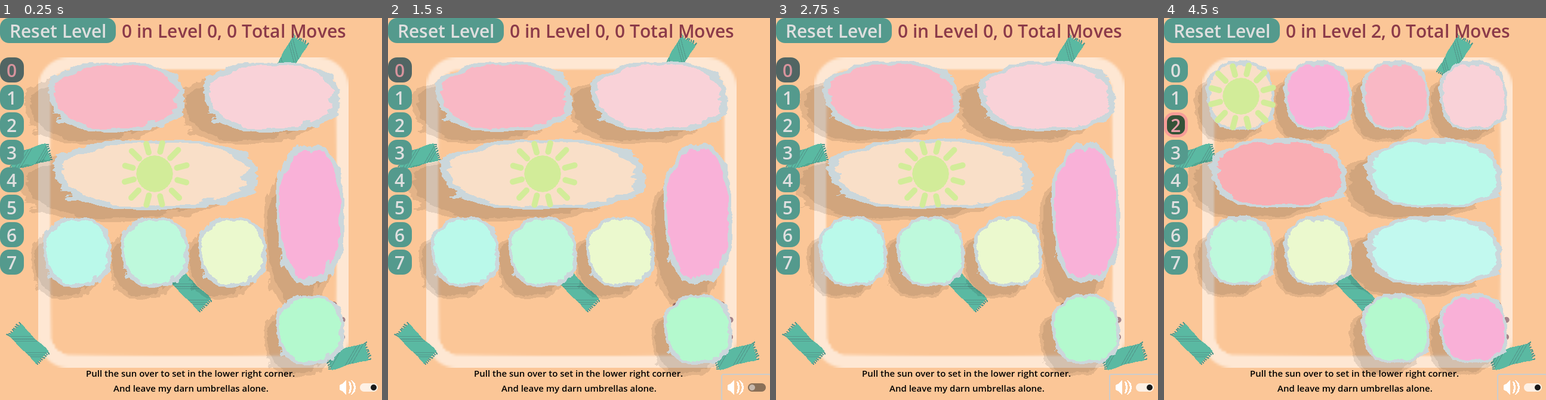
Above: before the commit, frames 1-4 (left to right).
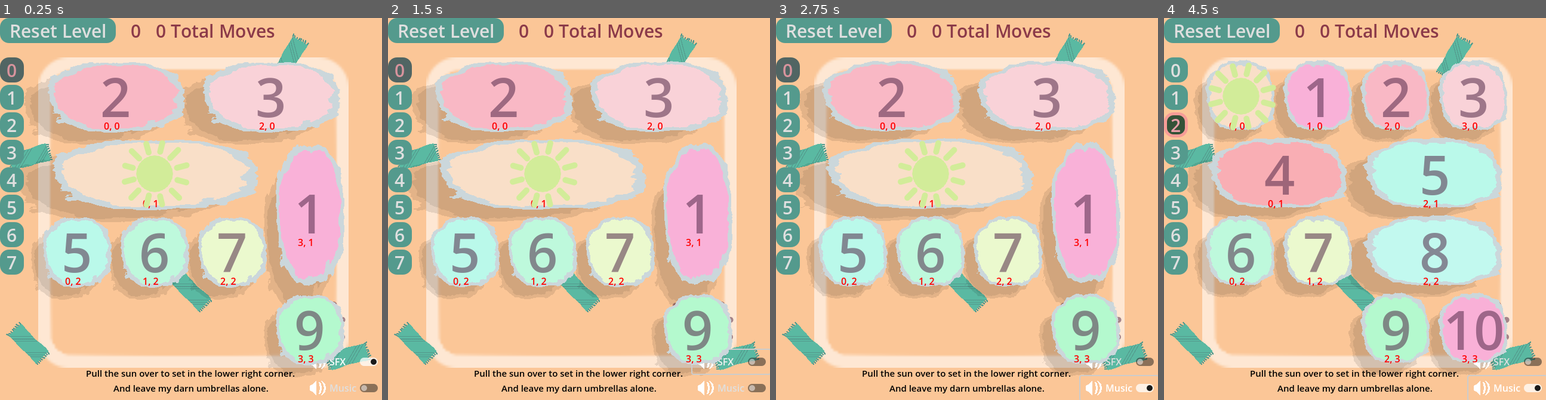
Above: after the commit, the same moments.

Repository: firelighted/comfyjam2026_slidingsun
Game: Godot game, scene res://scenes_scripts/main_2d.tscn
Same seed, same stepped clock (60 frames per second), same inputs: the game is played once before the commit and once after it. The engine's default icon, where the game draws it, is replaced by a stand-in: a white triangle on a blue panel in a dark square.
Inputs (mouse positions are in pixels of both pictures, inside the frame that each line leads up to; where the layout moved, square brackets give the same spot in the first picture):
- Up to frame 1 (0.25 s): no input
- Up to frame 2 (1.5 s): click "Reset Level" at 0.5 s; click (731, 361) [747, 388] at 1.25 s
- Up to frame 3 (2.75 s): click (1119, 388) at 2 s, where only the run after the commit has a clickable "Music"
- Up to frame 4 (4.5 s): click "0" at 2.75 s; click "1" at 3.5 s; click "2" at 4.25 s

The runs differ from the first frame. In frame 1, 3.8% of the frame differs, in the area x 16-99%, y 1-99%; in frame 2, 3.8%; in frame 3, 3.9%; in frame 4, 5.3%, in the area x 16-100%, y 1-100%.

Commit message:
won game doesn't block user from continuing play

Diff:
--- a/block_manager.gd
+++ b/block_manager.gd
@@ -4,7 +4,11 @@
 @export var won_level_ui_path: NodePath = "../UI_foreground/Won_Level_UI"
 @export var won_game_ui_path: NodePath = "../UI_foreground/Won_Game_UI"
 @export var game_moves_counter_label_path: NodePath = "../UI_foreground/Won_Game_UI/VBoxContainer/Moves_This_Game_Label"
+@export var sfx_toggle_path : NodePath = "../Settings/SoundToggleCheckButton"
+@export var bkgd_toggle_path : NodePath = "../Settings/BkgdToggleCheckButton"
+
 @export var blocks : Array[Block]
+
 @export var levels : Array[Array] = [
 	[ # 0
 		2,2,3,3,
@@ -42,17 +46,17 @@
 		5,-1,-1,-1,
 		-1,6,6,6
 	],
-	[
+	[ #6
 		0,0,3,3,
 		2,2,2,1,
 		5,6,7,1,
 		-1,-1,-1,9
 	],
-	[
+	[ #7
 		-1, -1, -1, -1,
-		-1, -1, -1, -1,
+		-1, 1, 1, 1,
 		-1, 0, 0, 0,
-		-1, -1, -1, -1,
+		2, 2, 2, -1,
 	],
 ]
 
@@ -87,12 +91,13 @@
 @onready var audio_sfx = $"../SFXPlayer"
 @onready var audio_sfx2 = $"../SFXPlayer2"
 @onready var audio_bkgd_music = $"../BkgdMusicPlayer"
-@onready var sfx_toggle = $"../SoundToggleCheckButton"
 @onready var selected_sound = preload("res://audio/deep_woo_desc.wav")
 @onready var deselected_sound = preload("res://audio/quick_boop.wav")
 @onready var break_block_sound = preload("res://audio/multiboop_convex.wav")
 @onready var won_sound = preload("res://audio/won_game_sfx.wav")
 
+var sfx_toggle : Node
+var bkgd_toggle : Node
 
 var level_button_parent: Node
 var won_level_ui : Node
@@ -118,6 +123,8 @@
 
 func _ready() -> void:
 
+	bkgd_toggle = get_node(bkgd_toggle_path)
+	sfx_toggle = get_node(sfx_toggle_path)
 	level_button_parent = get_node(level_button_parent_path)
 	won_level_ui = get_node(won_level_ui_path)
 	won_game_ui = get_node(won_game_ui_path)
@@ -136,7 +143,7 @@
 	won_game_ui.visible = false
 	moves_this_level = 0
 	$"../UI_foreground/HBoxContainer/ResetLevelButton".pressed.connect(_on_reset_level_button_pressed)
-	$"../UI_foreground/Won_Level_UI/Button".pressed.connect(_on_next_level_button_pressed)
+	$"../UI_foreground/Won_Level_UI/WonLevelButton".pressed.connect(_on_next_level_button_pressed)
 
 	_on_bkgd_music_restart_timer_timeout()
 
@@ -227,19 +234,34 @@
 ### CUSTOM METHODS
 ###
 
+func update_level_move_counts_ui():
+
+	var moves_this_game = 0
+	var idx = 0
+	# Tally up moves in other levels
+	for level_moves in level_move_counts:
+		if idx != current_level: # only other levels
+			moves_this_game += level_moves
+		idx += 1
+	# Add moves so far this level
+	moves_this_game += moves_this_level
+	for l in range(len(levels)):
+		level_button_parent.get_child(l).get_child(0).text = str(level_move_counts[l]) if level_move_counts[l] else ""
+	$"../UI_foreground/HBoxContainer/MoveCounterLabel2".text = str(moves_this_level)
+	$"../UI_foreground/HBoxContainer/TotalMoveCounterLabel".text = str(moves_this_game) + " Total Moves"
+	game_moves_counter_label.text = str(moves_this_game) + " TOTAL MOVES"
+
 func check_for_win():
 	if array[WIN_ARRAY_IDX] == SUN_TILE_IDX:
-		if current_level > -1 and current_level < len(level_move_counts):
-			level_move_counts[current_level] = moves_this_level
+		if current_level == len(level_move_counts):
+			level_move_counts.append(0)
+		level_move_counts[current_level] = moves_this_level
+		update_level_move_counts_ui()
 		print("win")
 		play_sound(won_sound)
 		if current_level < len(levels) -1:
 			won_level_ui.visible = true
 		else:
-			var moves_this_game = 0
-			for i in level_move_counts:
-				moves_this_game += i
-			game_moves_counter_label.text = str(moves_this_game) + " TOTAL MOVES"
 			won_game_ui.visible = true
 
 
@@ -248,7 +270,6 @@
 	# record move counts
 	if add_to_total:
 		level_move_counts[current_level] = moves_this_level
-		level_button_parent.get_child(current_level).get_child(0).text = str(moves_this_level) if moves_this_level else ""
 	current_level = level_idx
 	if level_idx < len(levels):
 		array = levels[level_idx].duplicate(true)
@@ -414,16 +435,7 @@
 
 func increment_move_counters(increment=1):
 	moves_this_level += increment
-	var moves_this_game = 0
-	var idx = 0
-	# Tally up moves in other levels
-	for level_moves in level_move_counts:
-		if idx != current_level: # only other levels
-			moves_this_game += level_moves
-		idx += 1
-	# Add moves so far this level
-	moves_this_game += moves_this_level
-	$"../UI_foreground/HBoxContainer/MoveCounterLabel".text = str(moves_this_level) + " in Level " + str(current_level) + ", " + str(moves_this_game) + " Total Moves"
+	update_level_move_counts_ui()
 
 func update_array(
 	prev_pos: Vector2, new_pos: Vector2, block_dims: Vector2, val: int
@@ -602,18 +614,20 @@
 	print(array)
 
 
-func _on_sound_toggle_check_button_toggled(toggled_on: bool) -> void:
-	print("toggled " + str(toggled_on))
+func _on_bkgd_music_restart_timer_timeout() -> void:
+
+	bkgd_toggle = get_node(bkgd_toggle_path)
+	sfx_toggle = get_node(sfx_toggle_path)
+
+	audio_bkgd_music.stream_paused = !sfx_toggle.pressed
+	if bkgd_toggle.button_pressed:
+		audio_bkgd_music.play()
+
+
+func _on_bkgd_toggle_check_button_toggled(toggled_on: bool) -> void:
 	audio_bkgd_music.stream_paused = !toggled_on
 	audio_bkgd_music.volume_db = 0 if toggled_on else -100
 	if toggled_on:
 		audio_bkgd_music.play()
 	else:
 		audio_bkgd_music.stop()
-
-
-
-func _on_bkgd_music_restart_timer_timeout() -> void:
-	audio_bkgd_music.stream_paused = !sfx_toggle.pressed
-	if sfx_toggle.button_pressed:
-		audio_bkgd_music.play()
--- a/scenes_scripts/block.tscn
+++ b/scenes_scripts/block.tscn
@@ -244,7 +244,6 @@
 color_ramp = SubResource("Gradient_dv0kw")
 
 [node name="Label" type="Label" parent="."]
-visible = false
 z_index = 110
 anchors_preset = 8
 anchor_left = 0.5
@@ -263,7 +262,6 @@
 vertical_alignment = 1
 
 [node name="DEBUG_array_idxs" type="Label" parent="."]
-visible = false
 z_index = 110
 offset_left = -20.0
 offset_top = 38.0
--- a/scenes_scripts/main_2d.tscn
+++ b/scenes_scripts/main_2d.tscn
@@ -150,20 +150,6 @@
 [node name="UI_foreground" parent="." instance=ExtResource("8_fc2fl")]
 z_index = 500
 
-[node name="SoundToggleCheckButton" type="CheckButton" parent="."]
-anchors_preset = 3
-anchor_left = 1.0
-anchor_top = 1.0
-anchor_right = 1.0
-anchor_bottom = 1.0
-offset_left = -80.0
-offset_top = -42.0
-grow_horizontal = 0
-grow_vertical = 0
-button_pressed = true
-icon = ExtResource("10_2rmo8")
-flat = true
-
 [node name="BkgdMusicPlayer" type="AudioStreamPlayer2D" parent="."]
 stream = ExtResource("12_7fj5o")
 parameters/looping = true
@@ -176,10 +162,34 @@
 
 [node name="SFXPlayer2" type="AudioStreamPlayer2D" parent="."]
 
+[node name="Settings" type="VBoxContainer" parent="."]
+anchors_preset = 3
+anchor_left = 1.0
+anchor_top = 1.0
+anchor_right = 1.0
+anchor_bottom = 1.0
+offset_left = -80.0
+offset_top = -84.0
+grow_horizontal = 0
+grow_vertical = 0
+
+[node name="SoundToggleCheckButton" type="CheckButton" parent="Settings"]
+layout_mode = 2
+button_pressed = true
+text = "SFX"
+icon = ExtResource("10_2rmo8")
+flat = true
+
+[node name="BkgdToggleCheckButton" type="CheckButton" parent="Settings"]
+layout_mode = 2
+text = "Music"
+icon = ExtResource("10_2rmo8")
+flat = true
+
 [connection signal="timeout" from="Main2D/InitialLoadTimer" to="Main2D" method="_on_initial_load_timer_timeout"]
 [connection signal="input_event" from="Main2D/Clickable" to="Main2D" method="_on_clickable_input_event"]
-[connection signal="toggled" from="SoundToggleCheckButton" to="Main2D" method="_on_sound_toggle_check_button_toggled"]
 [connection signal="timeout" from="BkgdMusicPlayer/BkgdMusicRestartTimer" to="Main2D" method="_on_bkgd_music_restart_timer_timeout"]
+[connection signal="toggled" from="Settings/BkgdToggleCheckButton" to="Main2D" method="_on_bkgd_toggle_check_button_toggled"]
 
 [editable path="UI_bkgd"]
 [editable path="UI_foreground"]
--- a/scenes_scripts/ui_foreground.tscn
+++ b/scenes_scripts/ui_foreground.tscn
@@ -20,47 +20,23 @@
 layout_mode = 0
 offset_right = 40.0
 offset_bottom = 40.0
+theme_override_constants/separation = 25
 
 [node name="ResetLevelButton" type="Button" parent="HBoxContainer"]
 layout_mode = 2
 text = "  Reset Level  "
 
-[node name="MoveCounterLabel" type="Label" parent="HBoxContainer"]
+[node name="MoveCounterLabel2" type="Label" parent="HBoxContainer"]
 layout_mode = 2
 text = "0 moves"
 label_settings = ExtResource("2_jfeab")
 
-[node name="LevelButtonParent" type="VBoxContainer" parent="."]
-layout_mode = 0
-offset_top = 66.0
-offset_right = 40.0
-offset_bottom = 106.0
-
-[node name="Won_Level_UI" type="VBoxContainer" parent="."]
-layout_mode = 1
-anchors_preset = 8
-anchor_left = 0.5
-anchor_top = 0.5
-anchor_right = 0.5
-anchor_bottom = 0.5
-offset_left = -235.0
-offset_top = -72.5
-offset_right = 235.0
-offset_bottom = 72.5
-grow_horizontal = 2
-grow_vertical = 2
-
-[node name="WonLabel" type="Label" parent="Won_Level_UI"]
+[node name="TotalMoveCounterLabel" type="Label" parent="HBoxContainer"]
 layout_mode = 2
-text = "WON LEVEL!"
-label_settings = ExtResource("3_3s60j")
-
-[node name="Button" type="Button" parent="Won_Level_UI"]
-layout_mode = 2
-text = "Next Level"
+text = "0 TOTAL MOVES"
+label_settings = ExtResource("2_jfeab")
 
 [node name="Won_Game_UI" type="ColorRect" parent="."]
-visible = false
 layout_mode = 1
 anchors_preset = 15
 anchor_right = 1.0
@@ -96,3 +72,32 @@
 label_settings = ExtResource("4_cwth5")
 horizontal_alignment = 1
 autowrap_mode = 3
+
+[node name="LevelButtonParent" type="VBoxContainer" parent="."]
+layout_mode = 0
+offset_top = 66.0
+offset_right = 40.0
+offset_bottom = 106.0
+
+[node name="Won_Level_UI" type="VBoxContainer" parent="."]
+layout_mode = 1
+anchors_preset = 8
+anchor_left = 0.5
+anchor_top = 0.5
+anchor_right = 0.5
+anchor_bottom = 0.5
+offset_left = -235.0
+offset_top = -72.5
+offset_right = 235.0
+offset_bottom = 72.5
+grow_horizontal = 2
+grow_vertical = 2
+
+[node name="WonLabel" type="Label" parent="Won_Level_UI"]
+layout_mode = 2
+text = "WON LEVEL!"
+label_settings = ExtResource("3_3s60j")
+
+[node name="WonLevelButton" type="Button" parent="Won_Level_UI"]
+layout_mode = 2
+text = "Next Level"
Not shown: 1 places in scenes_scripts/block.tscn that only renumber resources
Not shown: 1 places in scenes_scripts/main_2d.tscn that only renumber resources
Not shown: 1 places in shaders/cloud.tres that only renumber resources
Not shown: 1 places in shaders/cloud_shadow.tres that only renumber resources
Not shown: 1 places in theme/main_theme.tres that only renumber resources
